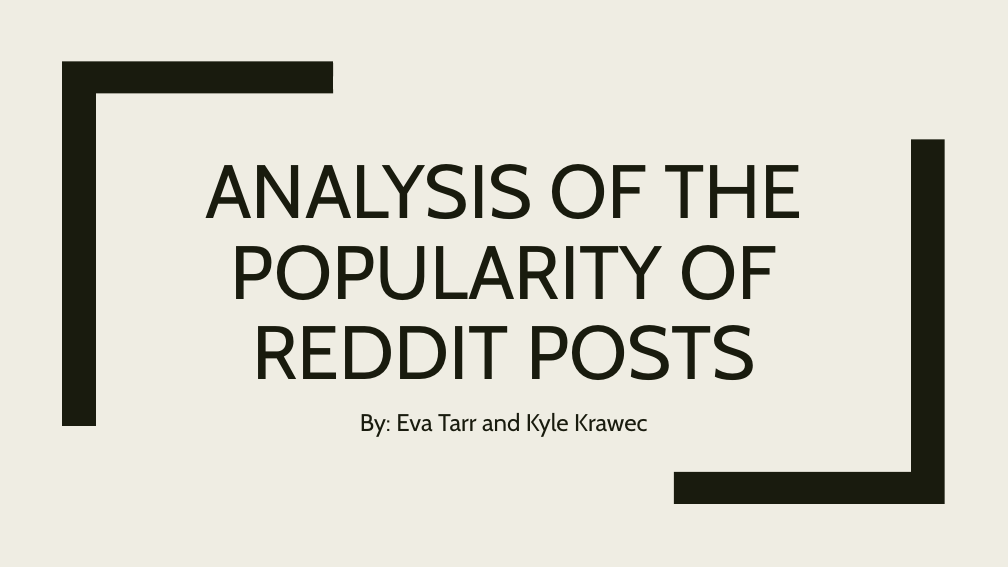
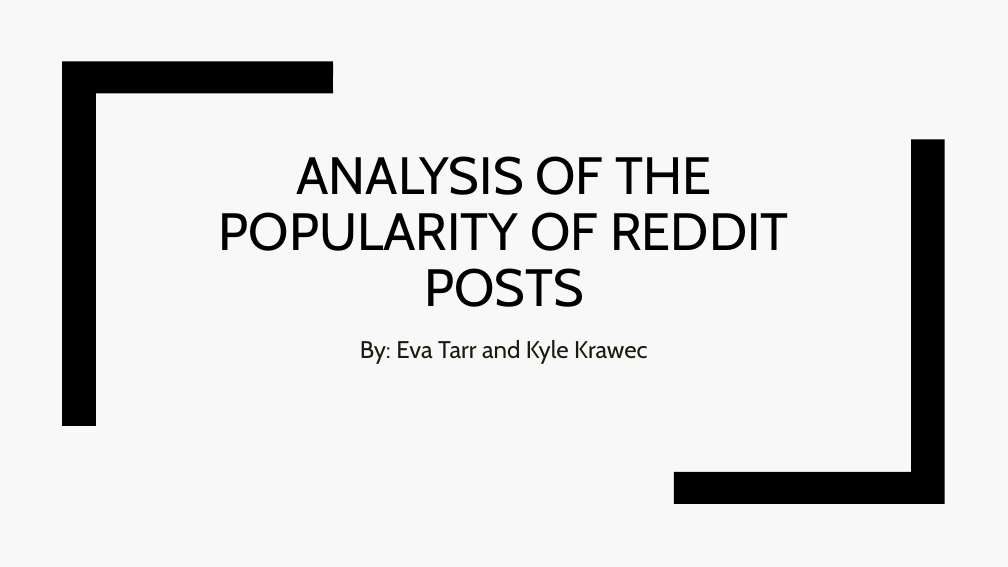
Before and after one commit to EvaTarr/CMPT412Project, a slide deck: slide 1 of presentation.pptx. Drawn at 1008x567 pixels with LibreOffice and Linux fonts; fonts in the diff are those of the drawing. Boxes give left, top, right and bottom in pixels: in the first picture for what was removed or moved away, otherwise in the second. Text is boxed around its words. In the diff, an @@ line names an element or a change of style, - is before the commit and + after.

```diff
--- a/presentation.pptx
+++ b/presentation.pptx
@@ background #EFEDE3 to #F8F8F8 @@
@@ freeform shape at (62, 61, 333, 426): fill #191B0E to #000000 @@
@@ title "ANALYSIS OF THE POPULARITY OF ...": place and size @@
-title "ANALYSIS OF THE POPULARITY OF ..." at (205, 164, 803, 380)
+title "ANALYSIS OF THE POPULARITY OF ..." at (219, 156, 788, 307)
@@ title "ANALYSIS OF THE POPULARITY OF ..." at (219, 156, 788, 307): size 72 to 50 pt, text colour #191B0E to #000000 @@
@@ freeform shape at (675, 139, 945, 504): fill #191B0E to #000000 @@
@@ subtitle "By: Eva Tarr and Kyle ...": place and size @@
-subtitle "By: Eva Tarr and Kyle ..." at (360, 413, 648, 437)
+subtitle "By: Eva Tarr and Kyle ..." at (360, 340, 648, 364)
@@ subtitle "By: Eva Tarr and Kyle ..." at (360, 340, 648, 364): more space between paragraphs @@
```
Also in this commit, not shown: 10 other slides changed, 1 slide added, 1 slide removed, 3 other files.
